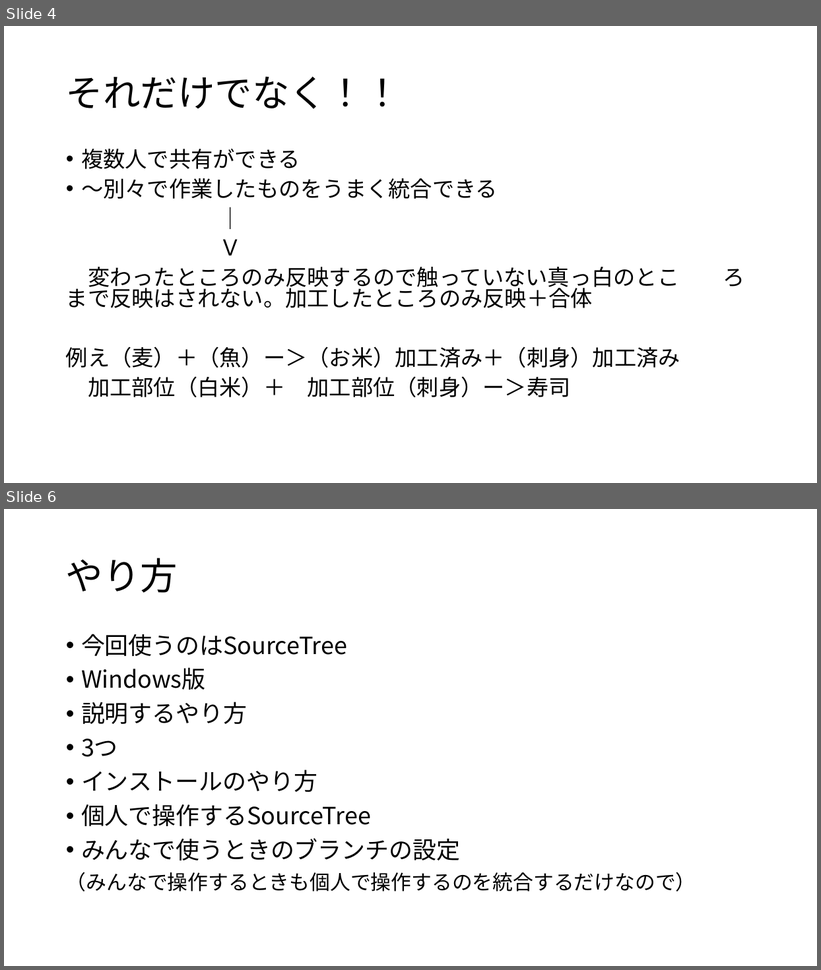
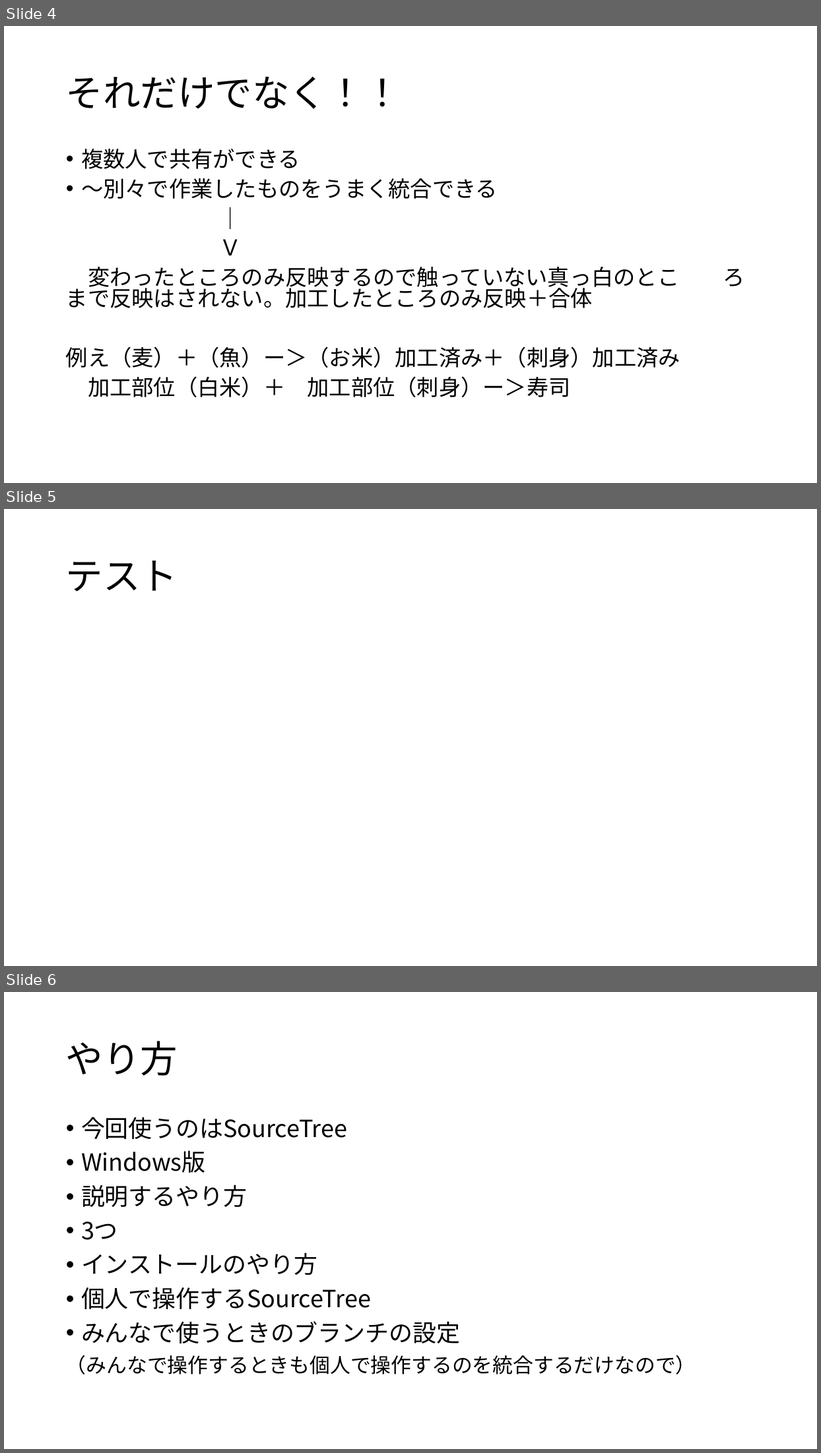
Before and after one commit to IshikawaTakuma2020/prokenGit, a slide deck: Gitの使い方発表用.pptx. Shown one above the other, each under a label of ours: slides 4 and 6 before the commit, slides 4, 5 and 6 after it; the slides between them are not shown. The pictures are 821x970 and 821x1453 pixels, drawn with LibreOffice and Linux fonts; fonts in the diff are those of the drawing. Boxes give left, top, right and bottom in pixels: in the first picture for what was removed or moved away, otherwise in the second. Text is boxed around its words. In the diff, an @@ line names an element or a change of style, - is before the commit and + after.

```diff
--- a/Gitの使い方発表用.pptx
+++ b/Gitの使い方発表用.pptx
@@ slide 5 added at bbox=[4, 509, 817, 966], background #FFFFFF @@
@@ title added at bbox=[66, 560, 178, 591], 44 pt, text #000000 @@
+テスト
```
Also in this commit, not shown: 1 slide removed.
